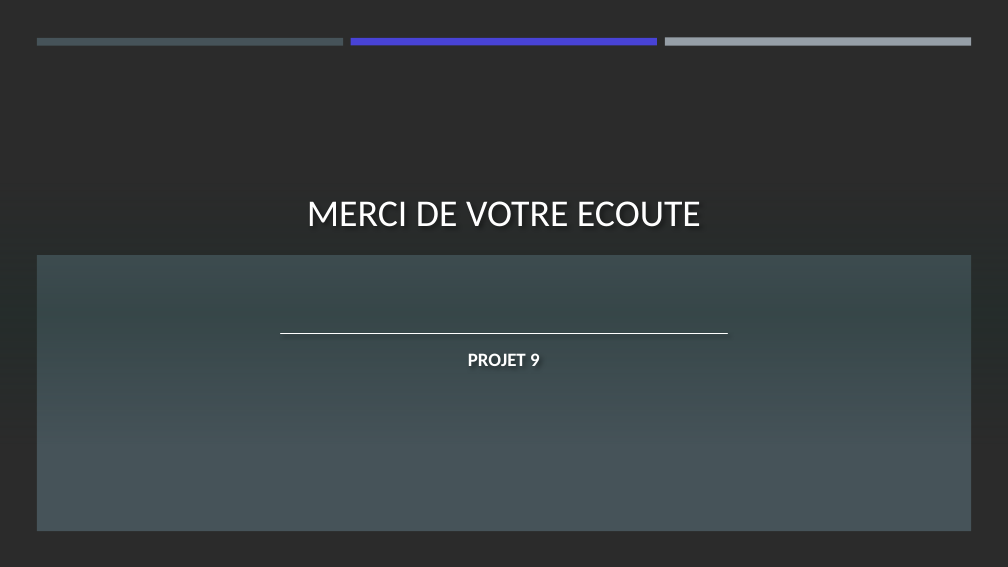
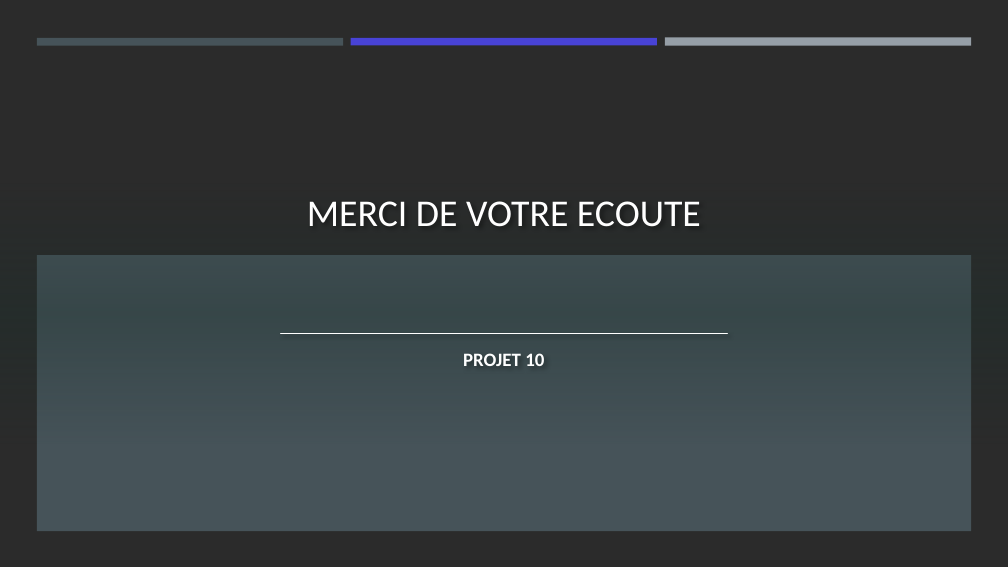
Before and after one commit to VicoD3X/reco-engine, a slide deck: slide 19 of P10_PPT.pptx (slide 25 before the commit). Drawn at 1008x567 pixels with LibreOffice and Linux fonts; fonts in the diff are those of the drawing; background and template pictures are left out; a plain dark background stands for a picture behind light text. Boxes give left, top, right and bottom in pixels: in the first picture for what was removed or moved away, otherwise in the second. Text is boxed around its words. In the diff, an @@ line names an element or a change of style, - is before the commit and + after.

```diff
--- a/P10_PPT.pptx
+++ b/P10_PPT.pptx
@@ subtitle at <box>463,353,544,366</box>: text changed @@
-PROJET 9
+PROJET 10
```
Also in this commit, not shown: 1 other slide changed, 3 slides added, 9 slides removed, 2 other files.
